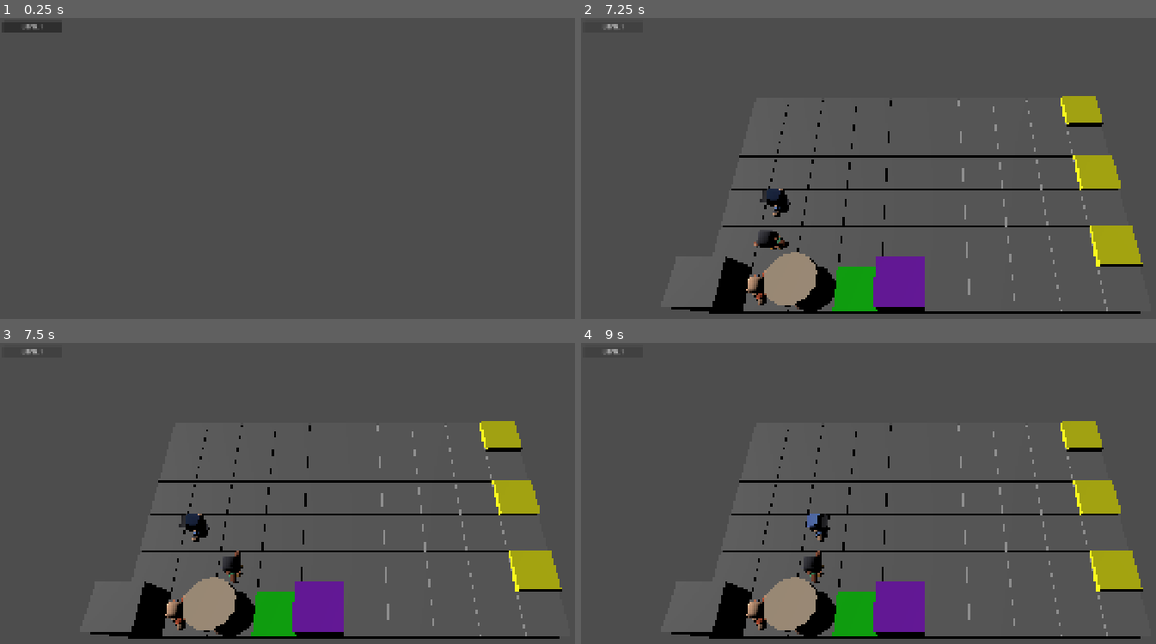
Above: before the commit, frames 1-4 (two rows, left to right).
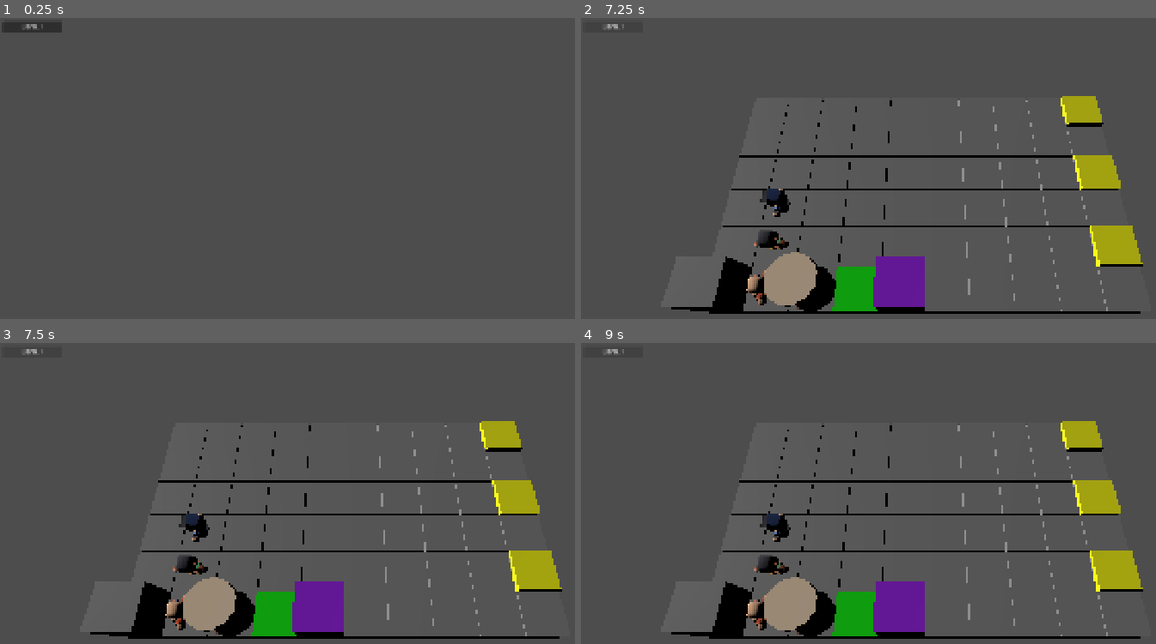
Above: after the commit, the same moments.

Repository: ggestein/jigsaw-of-the-sinking-star
Game: Godot game, scene res://scenes/tests/test_level_with_theme.tscn
Two runs of this game, one before a commit and one after it. Both use one fixed random seed, a clock stepped at 60 frames per second and the inputs below. The project has no main scene, so this scene is started directly.
Inputs:
- Up to frame 1 (0.25 s): no input
- Up to frame 2 (7.25 s): click "LEVEL 1" at 0.5 s; click "LEVEL 1" at 1.25 s; tap Enter at 2, 3.5, 5 s; hold D 2.03-2.78 s; tap R at 2.1, 4.35, 6.6 s; tap Space at 2.75, 4.25, 5.75 s; hold S 2.78-3.53 s; tap Z at 2.85, 5.1 s; hold D 3.53-4.28 s; tap C at 3.6, 5.85 s; hold W 4.28-5.03 s; hold A 5.03-6.53 s; hold S from 6.53 s (still down)
- Up to frame 3 (7.5 s): release S at 7.28 s; hold D from 7.28 s (still down); tap Z at 7.35 s
- Up to frame 4 (9 s): release D at 8.03 s; hold W 8.03-8.78 s; tap C at 8.1 s; hold D from 8.78 s (still down); tap R at 8.85 s

Frames 1-2 are identical in both runs. In frame 3, 0.5% of the frame differs, in the area x 30-43%, y 68-80%; in frame 4, 1.1%, in the area x 30-44%, y 56-80%.

Commit message:
add force reset

Diff:
--- a/scripts/main_game.gd
+++ b/scripts/main_game.gd
@@ -173,6 +173,30 @@
 		actual_face = 0
 	return Vector3(0.0, actual_face * PI * 0.5, 0.0)
 
+func force_refresh():
+	processing_cmd = null
+	pending_cmd = null
+	var current_state := current_game_instance.history_states[len(current_game_instance.history_states) - 1]
+	for chr_idx in character_node_map:
+		var node := character_node_map[chr_idx]
+		var chr_inst := current_state.characters[chr_idx]
+		node.position = grid_to_world(chr_inst.inst_position)
+		node.rotation = face_to_rotation(chr_inst.inst_face)
+	for box_idx in box_node_map:
+		var node := box_node_map[box_idx]
+		var box_inst := current_state.boxes[box_idx]
+		node.position = grid_to_world(box_inst.position)
+	for pad_idx in pad_node_map:
+		var node := pad_node_map[pad_idx]
+		node.visible = not current_state.pads_active[pad_idx]
+	for door_idx in door_node_map:
+		var node := door_node_map[door_idx]
+		node.visible = not current_state.doors_unlock[door_idx]
+	for goal_idx in goal_node_map:
+		var node := goal_node_map[goal_idx]
+		var active := current_state.goals_active[goal_idx]
+		node.material_override.albedo_color = Color.GREEN_YELLOW if active else Color.YELLOW
+
 func handle_core_gameplay_event(evt: CoreGameplay.Event):
 	if evt.type == CoreGameplay.EventType.CHAR_MOVE:
 		var chr_idx = evt.args[0]
@@ -240,6 +264,10 @@
 			character_node_map[kill_idx].visible = false
 		elif kill_type == 2:
 			box_node_map[kill_idx].visible = false
+	elif evt.type == CoreGameplay.EventType.REWINDED:
+		force_refresh()
+	elif evt.type == CoreGameplay.EventType.RESET:
+		force_refresh()
 	elif evt.type == CoreGameplay.EventType.WIN:
 		trigger_win_process()
 
